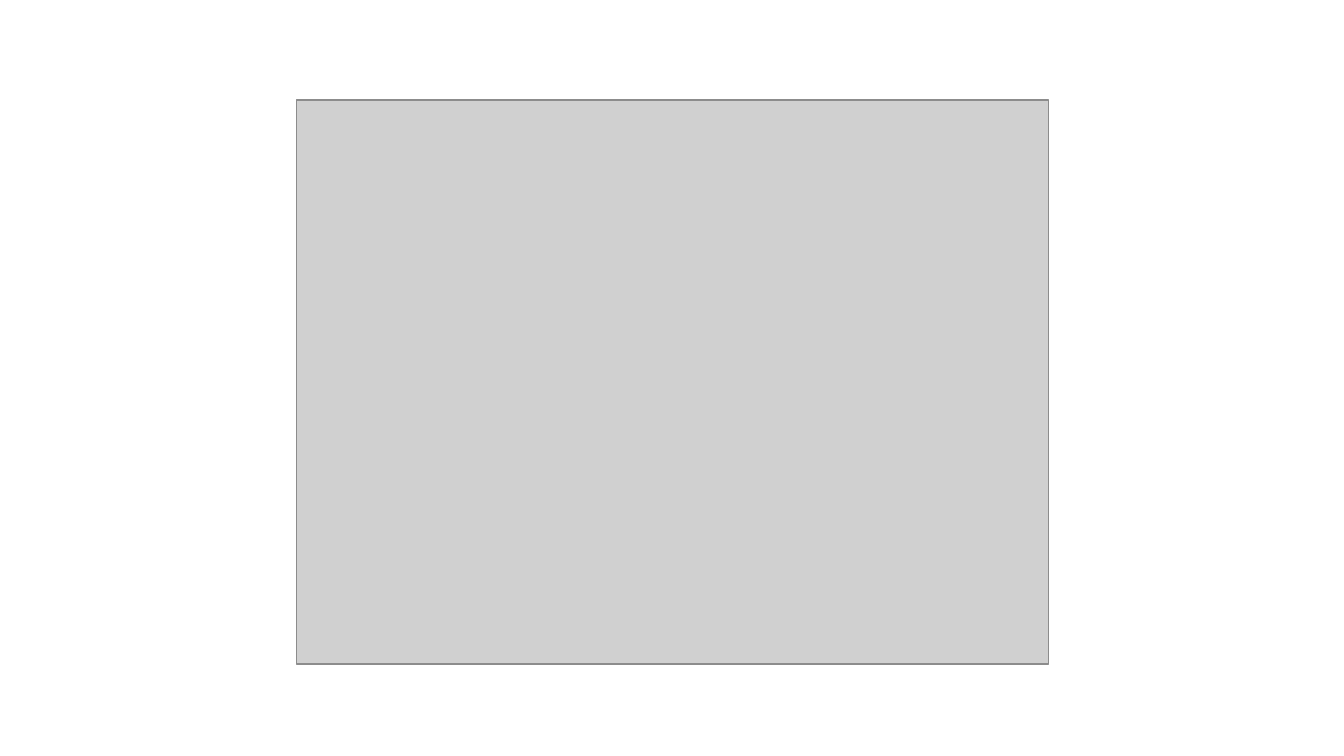
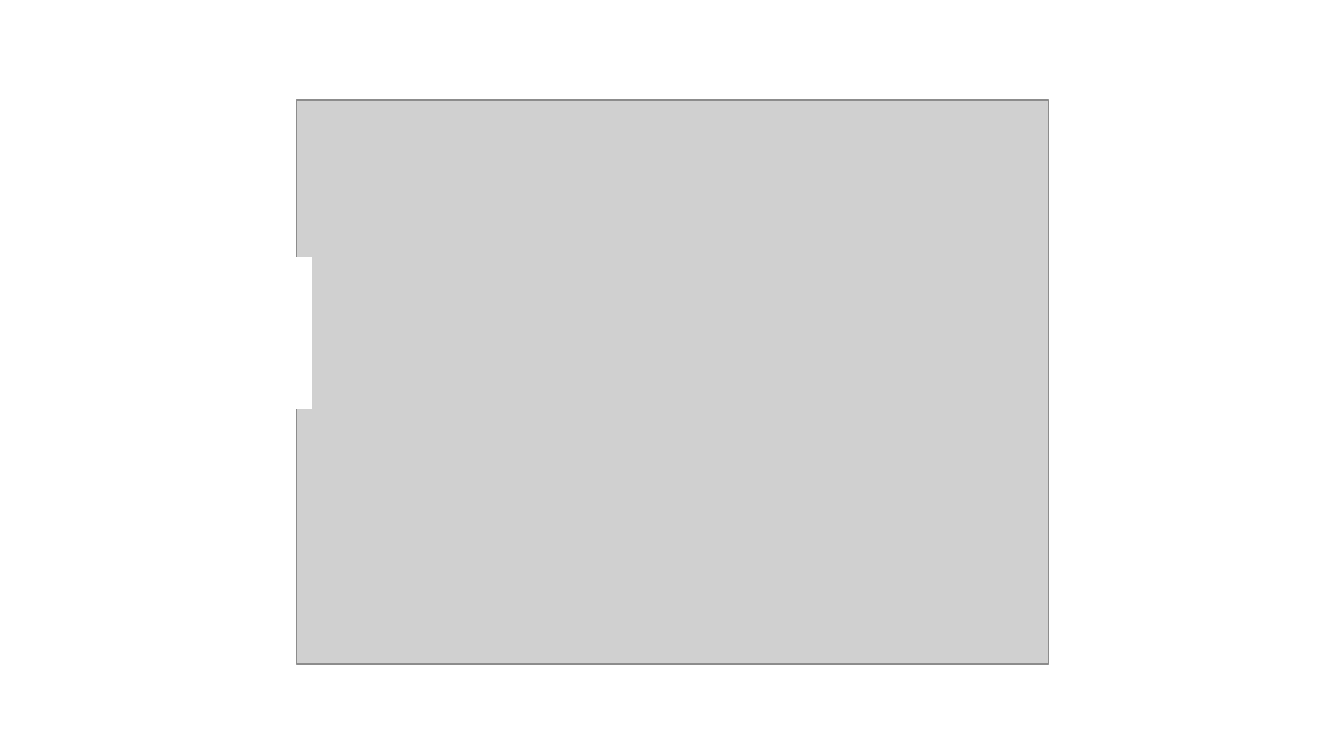
Before and after one commit to SneakyPeet/jsinsabot, a slide deck: slide 22 of jsinsa ChatopsV10.pptx. Drawn at 1344x756 pixels with LibreOffice and Linux fonts; fonts in the diff are those of the drawing; grey boxes stand for pictures. Boxes give left, top, right and bottom in pixels: in the first picture for what was removed or moved away, otherwise in the second. Text is boxed around its words. In the diff, an @@ line names an element or a change of style, - is before the commit and + after.

```diff
--- a/jsinsa ChatopsV10.pptx
+++ b/jsinsa ChatopsV10.pptx
@@ rectangle added at (x1=250, y1=258, x2=312, y2=409), fill #FFFFFF, outline #FFFFFF 1 pt @@
```
Also in this commit, not shown: 1 other slide changed, 4 slides added, 6 slides removed.
